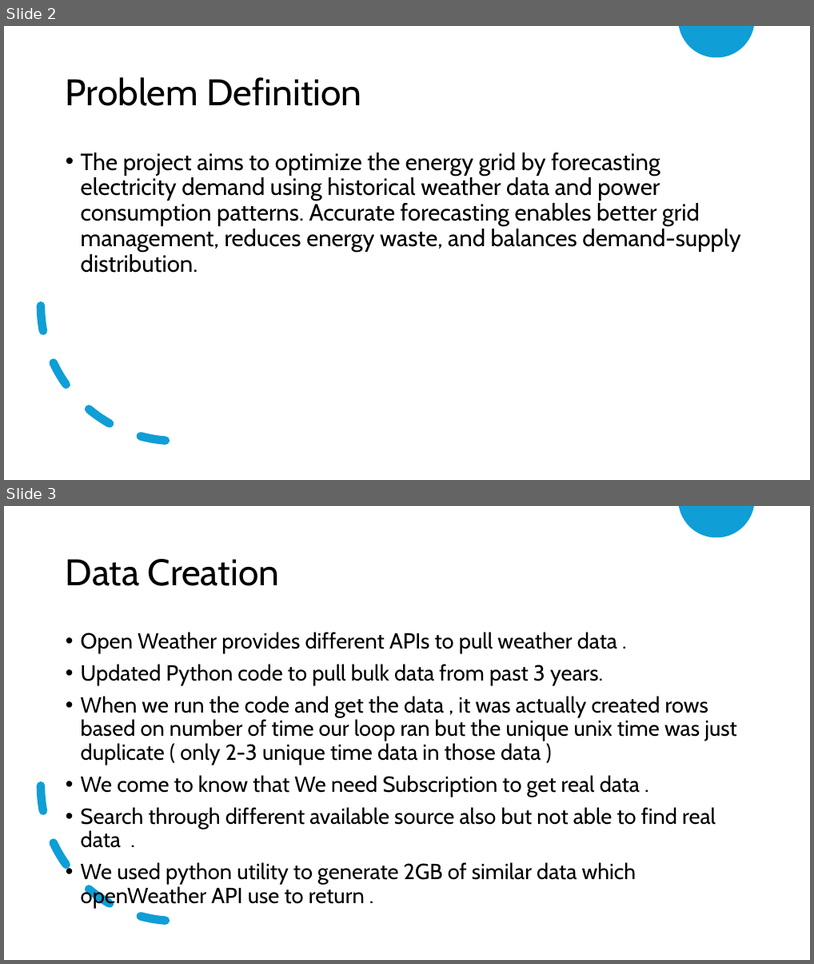
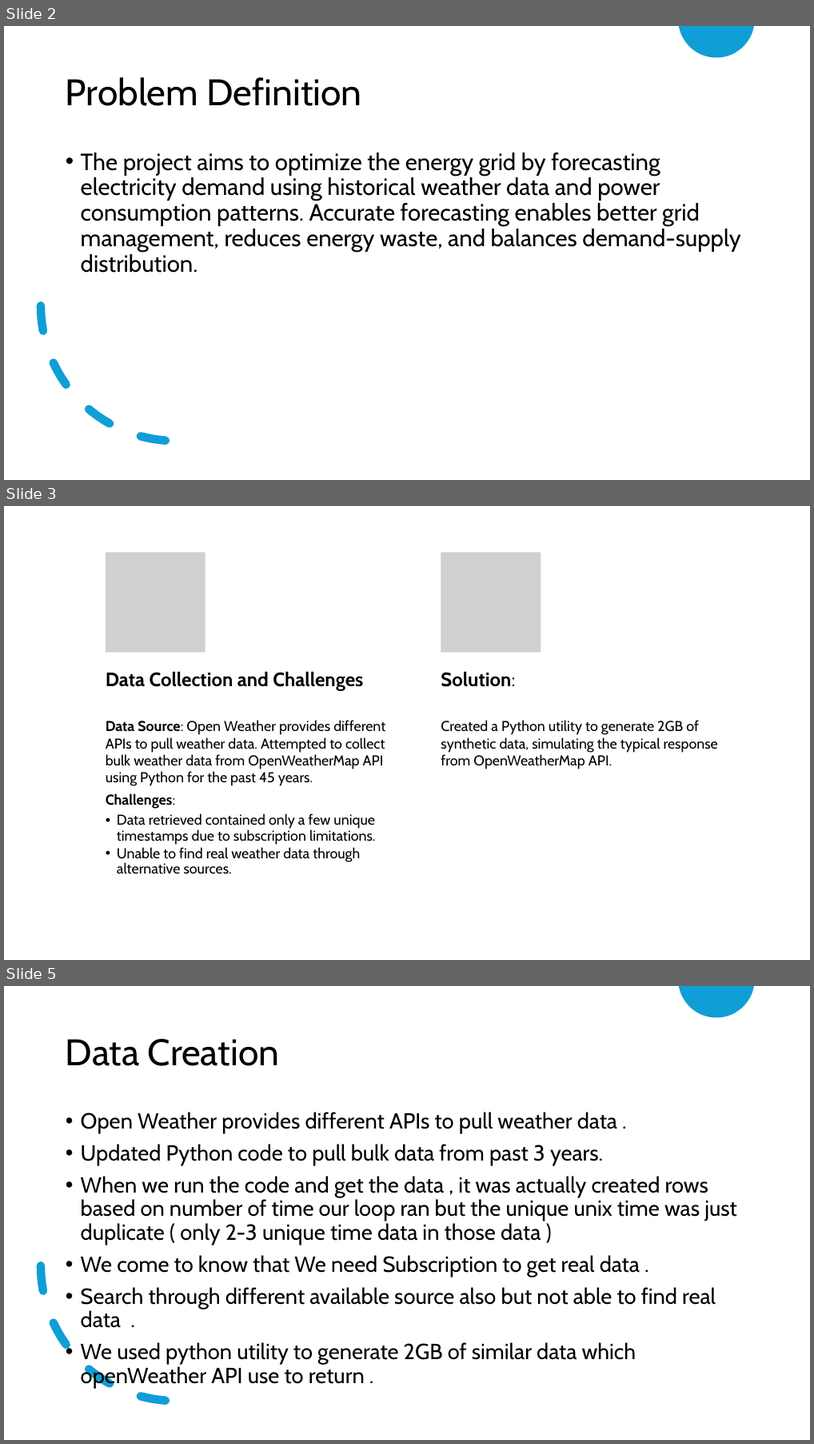
Before and after one commit to cksinghnet/Weather-Based-Grid-Optimization, a slide deck: DataEnggFinalProjectPPT.pptx. Shown one above the other, each under a label of ours: slides 2 and 3 before the commit, slides 2, 3 and 5 after it; the slides between them are not shown. The pictures are 814x964 and 814x1444 pixels, drawn with LibreOffice and Linux fonts; fonts in the diff are those of the drawing; grey boxes stand for pictures. Boxes give left, top, right and bottom in pixels: in the first picture for what was removed or moved away, otherwise in the second. Text is boxed around its words. In the diff, an @@ line names an element or a change of style, - is before the commit and + after.

Commit message:
Added API request/response in ppt

```diff
--- a/DataEnggFinalProjectPPT.pptx
+++ b/DataEnggFinalProjectPPT.pptx
@@ slide 3 added at (4, 506, 810, 960), background #FFFFFF @@
@@ group added at (106, 552, 718, 874): 4 texts, 2 pictures @@
+Data Collection and Challenges
+Data Source: Open Weather provides different APIs to pull weather data. Attempted to collect bulk weather data from OpenWeatherMap API using Python for the past 45 years.
+Challenges:
+  • Data retrieved contained only a few unique timestamps due to subscription limitations.
+  • Unable to find real weather data through alternative sources.
+Solution:
+Created a Python utility to generate 2GB of synthetic data, simulating the typical response from OpenWeatherMap API.
@@ what was slide 3 is now slide 5 @@
```
Also in this commit, not shown: 1 other slide added.
